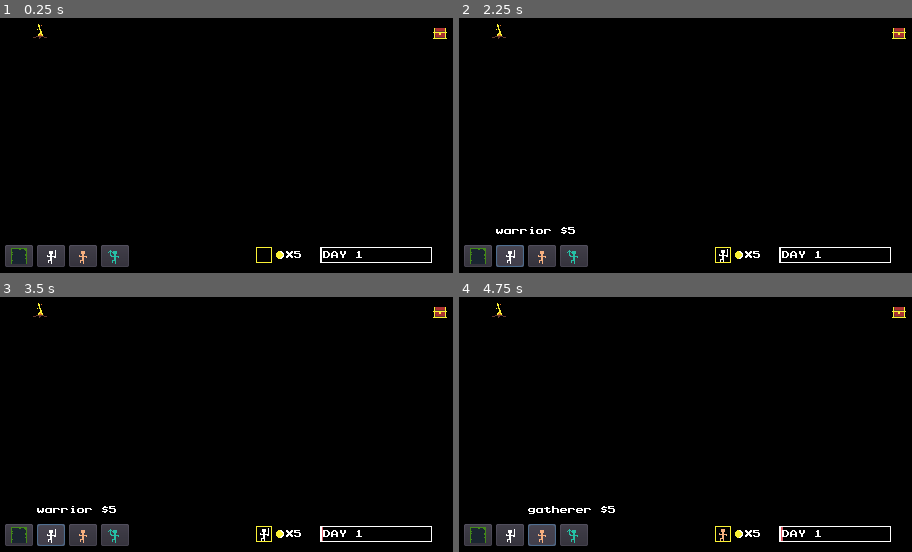
Above: before the commit, frames 1-4 (two rows, left to right).
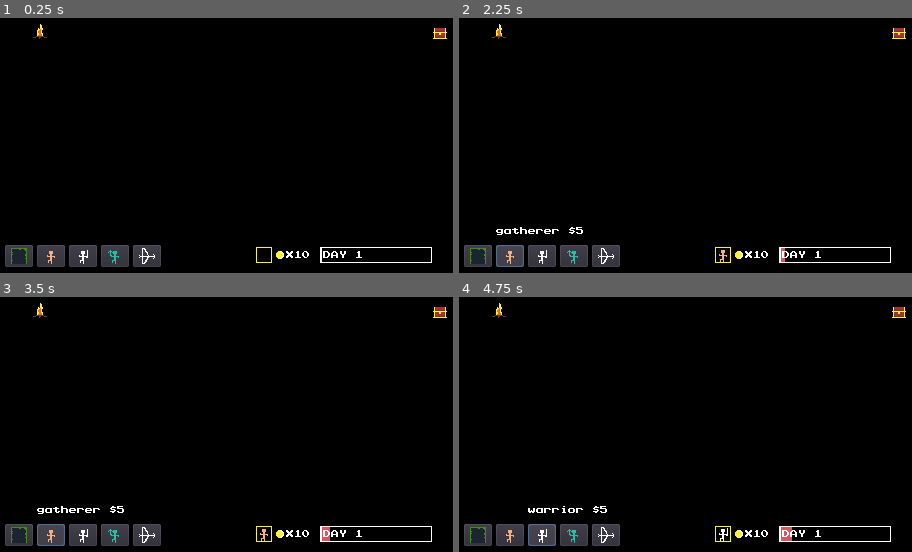
Above: after the commit, the same moments.

Repository: mcerdeira/LoopCityTD
Game: Godot game, scene res://scenes/Main.tscn
Two runs of this game, one before a commit and one after it. Both use one fixed random seed, a clock stepped at 60 frames per second and the inputs below.
Inputs (mouse positions are in pixels of both pictures, inside the frame that each line leads up to):
- Up to frame 1 (0.25 s): no input
- Up to frame 2 (2.25 s): click (477, 255) at 0.5 s; click "path $0" at 1.25 s; click (508, 255) at 2.02 s
- Up to frame 3 (3.5 s): click (49, 534) at 2.75 s, where only the run before the commit has a clickable "warrior $5"
- Up to frame 4 (4.75 s): click (508, 534) at 3.5 s, where only the run after the commit has a clickable "gatherer $5"; click (540, 534) at 4.27 s

The runs differ from the first frame. In frame 1, 0.7% of the frame differs, in the area x 8-69%, y 2-98%; in frame 2, 0.9%; in frame 3, 1.0%; in frame 4, 1.0%, in the area x 8-74%, y 2-98%.

Commit message:
Sfx bug fixes, more buildings types and progression, some tunning about times and cooldowns

Diff:
--- a/scenes/base_obj.tscn
+++ b/scenes/base_obj.tscn
@@ -1,7 +1,9 @@
-[gd_scene load_steps=6 format=2]
+[gd_scene load_steps=9 format=2]
 
 [ext_resource path="res://sprites/base2.png" type="Texture" id=1]
 [ext_resource path="res://sprites/base1.png" type="Texture" id=2]
+[ext_resource path="res://scripts/base_obj.gd" type="Script" id=3]
+[ext_resource path="res://fonts/prstartk.ttf" type="DynamicFontData" id=4]
 
 [sub_resource type="SpriteFrames" id=3]
 animations = [ {
@@ -17,10 +19,16 @@
 [sub_resource type="RectangleShape2D" id=4]
 extents = Vector2( 8, 8 )
 
+[sub_resource type="DynamicFont" id=5]
+size = 8
+font_data = ExtResource( 4 )
+
 [node name="base_obj" type="StaticBody2D"]
+script = ExtResource( 3 )
 
 [node name="AnimatedSprite" type="AnimatedSprite" parent="."]
 frames = SubResource( 3 )
+frame = 1
 playing = true
 
 [node name="collider" type="CollisionShape2D" parent="."]
@@ -30,3 +38,16 @@
 
 [node name="CollisionShape2D" type="CollisionShape2D" parent="Area2D"]
 shape = SubResource( 4 )
+
+[node name="base_label" type="Label" parent="."]
+margin_left = -8.0
+margin_top = -17.0
+margin_right = 60.0
+margin_bottom = -8.0
+custom_fonts/font = SubResource( 5 )
+__meta__ = {
+"_edit_use_anchors_": false
+}
+
+[connection signal="mouse_entered" from="Area2D" to="." method="_on_Area2D_mouse_entered"]
+[connection signal="mouse_exited" from="Area2D" to="." method="_on_Area2D_mouse_exited"]
--- a/scenes/city_obj.tscn
+++ b/scenes/city_obj.tscn
@@ -7,10 +7,12 @@
 [ext_resource path="res://sprites/rock.png" type="Texture" id=5]
 [ext_resource path="res://sprites/chest.png" type="Texture" id=6]
 [ext_resource path="res://sprites/won_city.png" type="Texture" id=7]
+[ext_resource path="res://sprites/haunted_chest.png" type="Texture" id=8]
+[ext_resource path="res://sprites/wrecked_city.png" type="Texture" id=9]
 
 [sub_resource type="SpriteFrames" id=5]
 animations = [ {
-"frames": [ ExtResource( 6 ), ExtResource( 5 ), ExtResource( 1 ), ExtResource( 7 ) ],
+"frames": [ ExtResource( 6 ), ExtResource( 5 ), ExtResource( 1 ), ExtResource( 7 ), ExtResource( 8 ), ExtResource( 9 ) ],
 "loop": true,
 "name": "default",
 "speed": 5.0
--- a/scripts/Global.gd
+++ b/scripts/Global.gd
@@ -12,51 +12,70 @@
 var WARRIOR_COUNT = null
 var GATHERER_COUNT = null
 var MINER_COUNT = null
+var ARCHER_COUNT = null
 var SPEED = null
+var WORK_SPEED = null
 var DAY = null
 var destionation_types = []
 
 var AudioManager = preload("res://scenes/AudioManager.tscn")
 var AudioInstance = null
+var audio_players = 3
+var bus = "master"
+var available = []
+var queue = []
 
 func _ready():
-	AudioInstance = AudioManager.instance()
-	add_child(AudioInstance)
+	for i in audio_players:
+		var player = AudioManager.instance()
+		add_child(player)
+		available.append(player)
+		player.connect("finished", self, "_on_stream_finished", [player])
+		player.bus = bus
 	initialize()
+
+func play(sound_path):
+	queue.append(sound_path)
+
+func _on_stream_finished(stream):
+	available.append(stream)
+
+func _process(delta):
+	if not queue.empty() and not available.empty():
+		available[0].stream = queue.pop_front()
+		available[0].play()
+		available.pop_front()
 
 func initialize():
 	randomize()
-	SPEED = 1
+	SPEED = 3
+	WORK_SPEED = 0.3
 	WRITE_MODE = null
-	COINS = 5
+	COINS = 10
 	TTL_CITY_SPAWN = 120
 	MINER_COUNT = 0
 	WARRIOR_COUNT = 0
 	GATHERER_COUNT = 0
+	ARCHER_COUNT = 0
 	DAY = 1
 	destionation_types = ["chest", "city", "rock"]
 
 func pop_sound():
-	AudioInstance.stream = Pop
-	AudioInstance.play()
+	play(Pop)
 
 func build_sound():
-	AudioInstance.stream = Build
-	AudioInstance.play()
+	play(Build)
 
 func warrior_leave_coin(coins):
 	Global.COINS += coins
-	AudioInstance.stream = Leave_Coin
-	AudioInstance.play()
+	play(Leave_Coin)
 
 func warrior_get_coin():
-	AudioInstance.stream = Get_Coin
-	AudioInstance.play()
+	play(Get_Coin)
 
 func purchase(cost):
 	Global.COINS -= cost
-	AudioInstance.stream = Purchase_Coin
-	AudioInstance.play()
+	play(Purchase_Coin)
 
 func matching_types(mode, type):
 	return ((mode == "warrior" and type == "city")
@@ -68,10 +87,12 @@
 
 func get_cost(type):
 	if type == "warrior":
-		return 5 + (WARRIOR_COUNT * 2)
+		return 5 + WARRIOR_COUNT
 	if type == "gatherer":
-		return 5 + (GATHERER_COUNT * 2)
+		return 5 + GATHERER_COUNT
 	if type == "miner":
-		return 5 + (MINER_COUNT * 2)
+		return 5 + MINER_COUNT
+	if type == "archer":
+		return 10 + ARCHER_COUNT
 	if type == "path":
 		return 0
--- a/scripts/Main.gd
+++ b/scripts/Main.gd
@@ -4,6 +4,7 @@
 onready var icon2 = preload("res://sprites/warrior1.png")
 onready var icon3 = preload("res://sprites/gatherer1.png")
 onready var icon4 = preload("res://sprites/miner1.png")
+onready var icon5 = preload("res://sprites/archer.png")
 
 onready var city = preload("res://scenes/city_obj.tscn")
 var ttl_city_spawn = 0
@@ -11,9 +12,10 @@
 func _ready():
 	$tile_positioner.texture = null
 	var buttons = [{icon = icon1, mode = "path"},
+					{icon = icon3, mode = "gatherer"},
 					{icon = icon2, mode = "warrior"},
-					{icon = icon3, mode = "gatherer"},
-					{icon = icon4, mode = "miner"}
+					{icon = icon4, mode = "miner"},
+					{icon = icon5, mode = "archer"},
 					]
 
 	for i in len(buttons):
@@ -30,7 +32,9 @@
 	if ttl_city_spawn >= Global.TTL_CITY_SPAWN:
 		Global.DAY += 1
 		ttl_city_spawn = 0
-		spawn_destination()
+		var val = 1 + (randi() % 2)
+		for i in val:
+			spawn_destination()
 
 func _input(event):
 	if event.is_action_pressed("toggle_fullscreen"):
@@ -41,8 +45,6 @@
 		Global.initialize()
 		get_tree().reload_current_scene()
 
-
-
 func spawn_destination():
 	var node = get_node("nav/world_tilemap")
 	var c = node.spawn_destination()
--- /dev/null
+++ b/scripts/base_obj.gd
@@ -0,0 +1,11 @@
+extends StaticBody2D
+
+func _ready():
+	$base_label.visible = false
+	$base_label.text = "campfire"
+
+func _on_Area2D_mouse_entered():
+	$base_label.visible = true
+
+func _on_Area2D_mouse_exited():
+	$base_label.visible = false
--- a/scripts/city_obj.gd
+++ b/scripts/city_obj.gd
@@ -5,6 +5,14 @@
 var visible_ttl = 0
 export var total_actions = 0
 onready var player = preload("res://scenes/player_obj.tscn")
+const sprite_indexes = {
+	chest = 0,
+	rock = 1,
+	city = 2,
+	won_city = 3,
+	haunted_chest = 4,
+	wrecked_city = 5
+}
 
 func _ready():
 	$city_label.visible = false
@@ -17,28 +25,35 @@
 			visible_ttl = 0
 			$city_label.visible = false
 
-
 func randomize_me():
 	type = Global.destionation_types[randi() % Global.destionation_types.size()]
 	initialize()
 
 func initialize():
 	if type == "chest":
-		total_actions = 5 + (randi() % 10)
+		total_actions = 10 + (randi() % 10)
 		coin_reward = 1
-		$sprites.frame = 0
+		$sprites.frame = sprite_indexes.chest
 	elif type == "city":
-		total_actions = 15 + (randi() % 50)
+		total_actions = 20 + (randi() % 50)
 		coin_reward = 3
-		$sprites.frame = 2
+		$sprites.frame = sprite_indexes.city
 	elif type == "rock":
 		total_actions = 5 + (randi() % 25)
 		coin_reward = 2
-		$sprites.frame = 1
-	if type == "won city":
+		$sprites.frame = sprite_indexes.rock
+	elif type == "won city":
 		total_actions = 50 + (randi() % 100)
-		$sprites.frame = 3
 		coin_reward = 1
+		$sprites.frame = sprite_indexes.won_city
+	elif type == "wrecked city":
+		total_actions = 50 + (randi() % 100)
+		coin_reward = 1
+		$sprites.frame = sprite_indexes.wrecked_city
+	elif type == "haunted chest":
+		total_actions = 50 + (randi() % 100)
+		coin_reward = 1
+		$sprites.frame = sprite_indexes.haunted_chest
 
 	remaining_actions = total_actions
 
@@ -60,24 +75,36 @@
 
 func consume_action(amount):
 	remaining_actions -= amount
-	$city_label.text = "$" + str(remaining_actions) + "/" + str(total_actions)
+	set_label()
 	if !$city_label.visible:
 		visible_ttl = 1
 		$city_label.visible = true
 
 func transform():
-	if type == "city":
+	if type == "chest":
+		type = "haunted chest"
+	elif type == "city":
 		type = "won city"
 	elif type == "rock":
 		type = "chest"
+	elif "won city":
+		type = "wrecked city"
 	initialize()
+
+func set_label():
+	var text = type + "\n"
+	if type == "chest" or type == "won city":
+		text += "$" + str(remaining_actions) + "/" + str(total_actions)
+	else:
+		text += "H: " + str(remaining_actions) + "/" + str(total_actions)
+	$city_label.text = text
 
 func get_remaining_actions():
 	return remaining_actions
 
 func _on_city_area2d_mouse_entered():
 	$city_label.visible = true
-	$city_label.text = "$" + str(remaining_actions) + "/" + str(total_actions)
+	set_label()
 
 func _on_city_area2d_mouse_exited():
 	$city_label.visible = false
--- a/scripts/player_obj.gd
+++ b/scripts/player_obj.gd
@@ -16,6 +16,7 @@
 var doing_work = false
 var total_work_cooldown = 1.5
 var work_cooldown = total_work_cooldown
+var current_speed = 100
 
 func set_end_node(dest_node, position, pos):
 	end_node = position
@@ -43,15 +44,18 @@
 func initialize():
 	$sprites.animation = type
 	if type == "warrior":
+		current_speed = 110
 		Global.WARRIOR_COUNT += 1
 	elif type == "gatherer":
+		current_speed = 80
 		Global.GATHERER_COUNT += 1
 	elif type == "miner":
+		current_speed = 100
 		Global.MINER_COUNT += 1
 
 func _process(delta):
 	if doing_work:
-		work_cooldown -= 0.2 * delta
+		work_cooldown -= Global.WORK_SPEED * delta
 		if work_cooldown <= 0:
 			work_cooldown = total_work_cooldown
 			destination_node.consume_action(1)
@@ -72,7 +76,7 @@
 		if current_path.size() > 0:
 			var d = position.distance_to(current_path[0])
 			if d > 2:
-				position = position.linear_interpolate(current_path[0], 100 * delta / d)
+				position = position.linear_interpolate(current_path[0], current_speed * delta / d)
 			else:
 				current_path.remove(0)
 		else:
@@ -87,6 +91,7 @@
 		else:
 			var rem = destination_node.get_remaining_actions()
 			if rem <= 0:
+				destination_node.transform()
 				queue_free()
 
 		reverse = !reverse
--- a/scripts/world_tilemap.gd
+++ b/scripts/world_tilemap.gd
@@ -1,22 +1,31 @@
 extends TileMap
 onready var city = preload("res://scenes/city_obj.tscn")
+var total_build_sound_cooldown = 0.8
+var build_sound_cooldown = total_build_sound_cooldown
 
 func _ready():
 	pass
 
 func _process(delta):
+	if build_sound_cooldown > 0:
+		build_sound_cooldown -= 1 * delta
+
 	if Global.WRITE_MODE == "path":
 		var mouse_pos = get_global_mouse_position()
 
 		if mouse_ok(mouse_pos) and Input.is_action_pressed("mouse_left"):
-			Global.build_sound()
+			if build_sound_cooldown <= 0:
+				build_sound_cooldown = total_build_sound_cooldown
+				Global.build_sound()
 			var real_pos = world_to_map(mouse_pos)
 			var tile_id = tile_set.find_tile_by_name("path_tilemap")
 			set_cell(real_pos.x, real_pos.y, tile_id)
 			update_bitmask_region()
 
 		if Input.is_action_pressed("mouse_right"):
-			Global.build_sound()
+			if build_sound_cooldown <= 0:
+				build_sound_cooldown = total_build_sound_cooldown
+				Global.build_sound()
 			var real_pos = world_to_map(mouse_pos)
 			set_cellv(real_pos, -1)
 			update_bitmask_region()
Not shown, added: export_presets.cfg
Not shown: 1 places in scenes/city_obj.tscn that only renumber resources
Binary file added: sprites/archer.png
Not shown, added: sprites/archer.png.import
Binary file added: sprites/haunted_chest.png
Not shown, added: sprites/haunted_chest.png.import
Binary file added: sprites/wrecked_city.png
Not shown, added: sprites/wrecked_city.png.import
